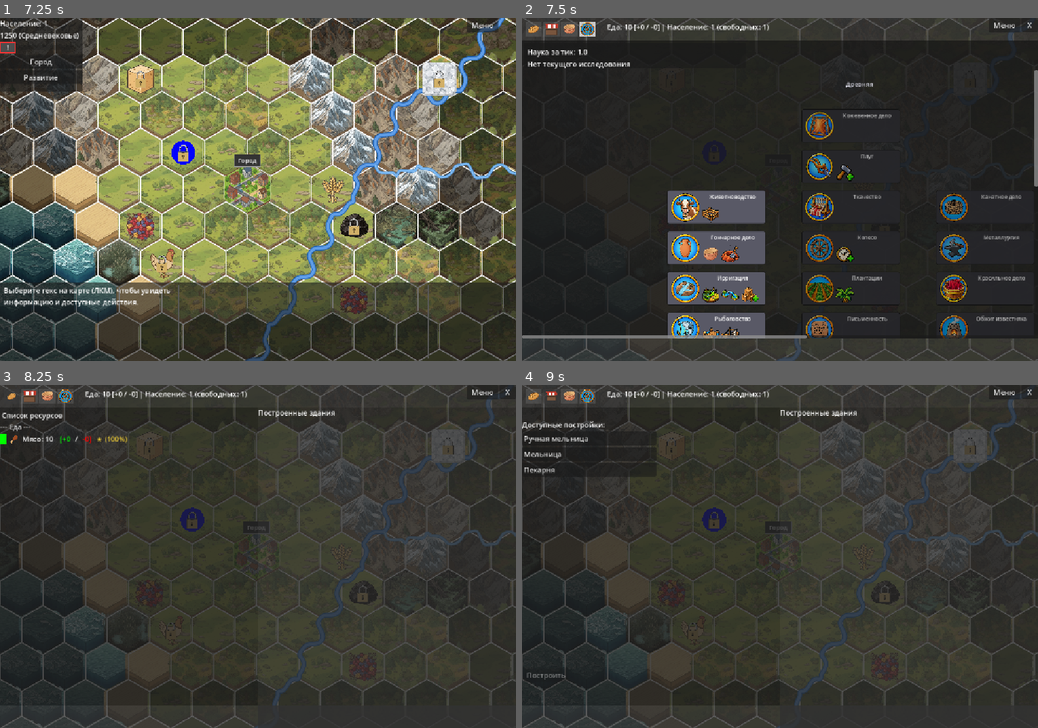
Above: before the commit, frames 1-4 (two rows, left to right).
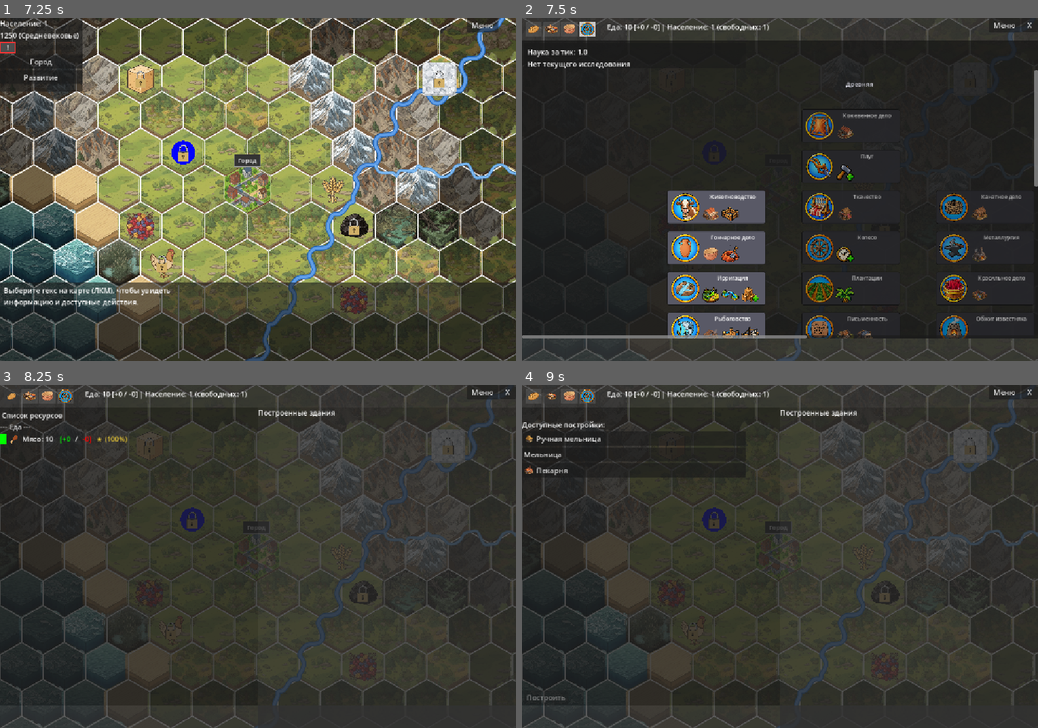
Above: after the commit, the same moments.

Repository: Night-Pryanik/The-City
Game: Godot game, scene res://scenes/main_menu.tscn
Two runs of this game, one before a commit and one after it. Both use one fixed random seed, a clock stepped at 60 frames per second and the inputs below.
Inputs (mouse positions are in pixels of both pictures, inside the frame that each line leads up to):
- Up to frame 1 (7.25 s): click "Новая игра" at 0.5 s; click "Новая игра" at 1.25 s; click "Настройки" at 2 s; click (314, 179) at 2.75 s; click "Назад" at 3.5 s; click "Настройки" at 4.25 s; click "Назад" at 5 s; click "Новая игра" at 5.75 s; click "Ок" at 6.5 s
- Up to frame 2 (7.5 s): click (532, 48) at 7.25 s
- Up to frame 3 (8.25 s): click (10, 395) at 8 s
- Up to frame 4 (9 s): click (552, 395) at 8.75 s

Frame 1 is identical in both runs. In frame 2, 0.8% of the frame differs, in the area x 4-91%, y 1-94%; in frame 3, less than 0.1%; in frame 4, 0.7%.

Commit message:
Иконки всех зданий

Diff:
--- a/data/buildings.json
+++ b/data/buildings.json
@@ -315,7 +315,7 @@
       "description": "Распиливает древесину на доски для строительства и ремёсел.",
       "work_cost": 30,
       "additional_cost": [ { "wood": 120 } ],
-      "icon": "sawmill.png",
+      "icon": "carpenter_workshop.png",
       "production_slots": 1.0,
       "unlock_tech": "wood_processing",
       "default_recipes": [ "sawing" ]
--- a/scenes/CityUI.tscn
+++ b/scenes/CityUI.tscn
@@ -2,14 +2,11 @@
 
 [ext_resource type="Script" uid="uid://db8sfnu5rqjpf" path="res://scripts/city_ui.gd" id="1_sxg55"]
 
-[sub_resource type="StyleBoxFlat" id="StyleBoxFlat_o7tci"]
+[sub_resource type="StyleBoxFlat" id="StyleBoxFlat_dxjuo"]
 bg_color = Color(0.15686275, 0.15686275, 0.15686275, 1)
 
 [sub_resource type="StyleBoxFlat" id="StyleBoxFlat_yrkmr"]
 bg_color = Color(0.19607843, 0.19607843, 0.19607843, 1)
-
-[sub_resource type="StyleBoxFlat" id="StyleBoxFlat_dxjuo"]
-bg_color = Color(0.15686275, 0.15686275, 0.15686275, 1)
 
 [sub_resource type="StyleBoxFlat" id="StyleBoxFlat_s5pkp"]
 bg_color = Color(0.11764706, 0.11764706, 0.11764706, 1)
@@ -50,7 +47,7 @@
 [node name="BuiltBuildingsList" type="VBoxContainer" parent="RightPanel/VBoxContainer" unique_id=1857158825]
 layout_mode = 2
 
-[node name="TabBarPanel" type="Panel" parent="."]
+[node name="TabBarPanel" type="Panel" parent="." unique_id=215368179]
 layout_mode = 1
 anchors_preset = 10
 anchor_right = 1.0
@@ -58,7 +55,7 @@
 grow_horizontal = 2
 theme_override_styles/panel = SubResource("StyleBoxFlat_yrkmr")
 
-[node name="TabBar" type="HBoxContainer" parent="TabBarPanel"]
+[node name="TabBar" type="HBoxContainer" parent="TabBarPanel" unique_id=388558789]
 layout_mode = 1
 offset_left = 8.0
 offset_top = 8.0
@@ -66,22 +63,22 @@
 offset_bottom = 42.0
 theme_override_constants/separation = 4
 
-[node name="ResourcesTabButton" type="Button" parent="TabBarPanel/TabBar"]
+[node name="ResourcesTabButton" type="Button" parent="TabBarPanel/TabBar" unique_id=1545388005]
 custom_minimum_size = Vector2(36, 34)
 layout_mode = 2
 tooltip_text = "Ресурсы"
 
-[node name="BuildingsTabButton" type="Button" parent="TabBarPanel/TabBar"]
+[node name="BuildingsTabButton" type="Button" parent="TabBarPanel/TabBar" unique_id=1963724598]
 custom_minimum_size = Vector2(36, 34)
 layout_mode = 2
 tooltip_text = "Здания"
 
-[node name="TradeTabButton" type="Button" parent="TabBarPanel/TabBar"]
+[node name="TradeTabButton" type="Button" parent="TabBarPanel/TabBar" unique_id=390577073]
 custom_minimum_size = Vector2(36, 34)
 layout_mode = 2
 tooltip_text = "Торговля"
 
-[node name="TechnologiesTabButton" type="Button" parent="TabBarPanel/TabBar"]
+[node name="TechnologiesTabButton" type="Button" parent="TabBarPanel/TabBar" unique_id=1779431610]
 custom_minimum_size = Vector2(36, 34)
 layout_mode = 2
 tooltip_text = "Технологии"
@@ -104,7 +101,6 @@
 anchors_preset = 15
 anchor_right = 1.0
 anchor_bottom = 1.0
-offset_left = 0.0
 offset_top = 50.0
 offset_right = 824.0
 offset_bottom = 768.0
@@ -167,9 +163,8 @@
 grow_vertical = 2
 
 [node name="AvailableBuildingsPanel" type="Control" parent="ContentPanel/BuildingsPanel/PanelsLayout" unique_id=1098170534]
-custom_minimum_size = Vector2(300, 0)
-layout_mode = 2
-size_flags_horizontal = 1
+custom_minimum_size = Vector2(500, 0)
+layout_mode = 2
 size_flags_vertical = 3
 
 [node name="VBoxContainer" type="VBoxContainer" parent="ContentPanel/BuildingsPanel/PanelsLayout/AvailableBuildingsPanel" unique_id=1309099413]
@@ -200,9 +195,9 @@
 anchor_top = 1.0
 anchor_bottom = 1.0
 offset_left = 4.0
-offset_top = -84.0
+offset_top = -34.0
 offset_right = 104.0
-offset_bottom = -53.0
+offset_bottom = -3.0
 grow_vertical = 0
 disabled = true
 text = "Построить"
@@ -238,7 +233,7 @@
 offset_right = 490.0
 offset_bottom = 58.0
 
-[node name="SciencePoolLabel" type="Label" parent="ContentPanel/TechnologiesPanel/CurrentResearch/VBoxContainer"]
+[node name="SciencePoolLabel" type="Label" parent="ContentPanel/TechnologiesPanel/CurrentResearch/VBoxContainer" unique_id=597162081]
 layout_mode = 2
 text = "Наука за тик: 1"
 
@@ -262,9 +257,7 @@
 anchor_top = 1.0
 anchor_right = 1.0
 anchor_bottom = 1.0
-offset_left = 0.0
 offset_top = 718.0
-offset_right = 0.0
 offset_bottom = 768.0
 grow_horizontal = 2
 grow_vertical = 0
--- a/theme/tooltips_theme.tres
+++ b/theme/tooltips_theme.tres
@@ -1,4 +1,4 @@
-[gd_resource type="Theme" format=3]
+[gd_resource type="Theme" format=3 uid="uid://bcvy24ll0he5c"]
 
 [sub_resource type="StyleBoxFlat" id="StyleBoxFlat_tooltip"]
 content_margin_left = 6.0
Binary file added: icons/buildings/animal_mill.png
Binary file added: icons/buildings/bakery.png
Binary file added: icons/buildings/bloomery.png
Binary file added: icons/buildings/brewer_house.png
Binary file added: icons/buildings/carpenter_workshop.png
Binary file added: icons/buildings/charcoal_kiln.png
Binary file added: icons/buildings/dairy.png
Binary file added: icons/buildings/dryer_house.png
Binary file added: icons/buildings/dyer_house.png
Binary file added: icons/buildings/forge.png
Binary file added: icons/buildings/glassmaker_house.png
Binary file added: icons/buildings/hand_mill.png
(and 23 more such lines)
